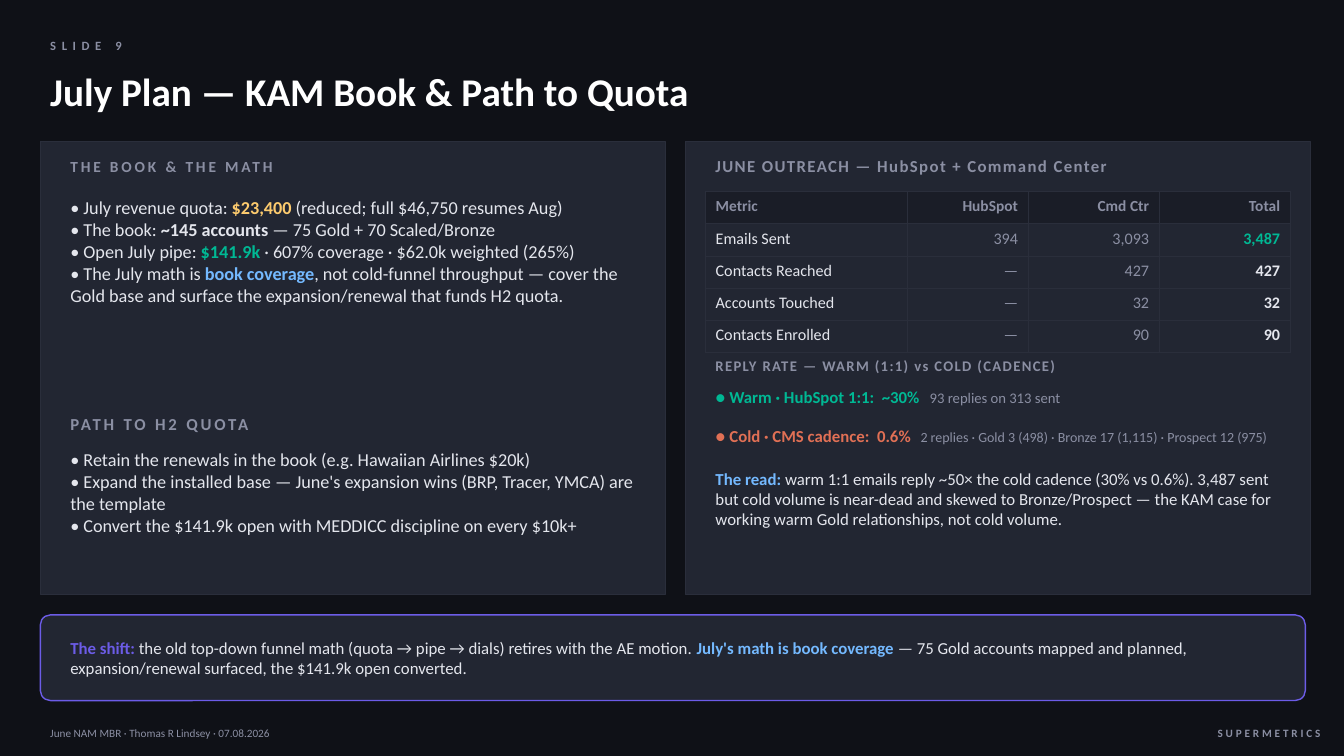
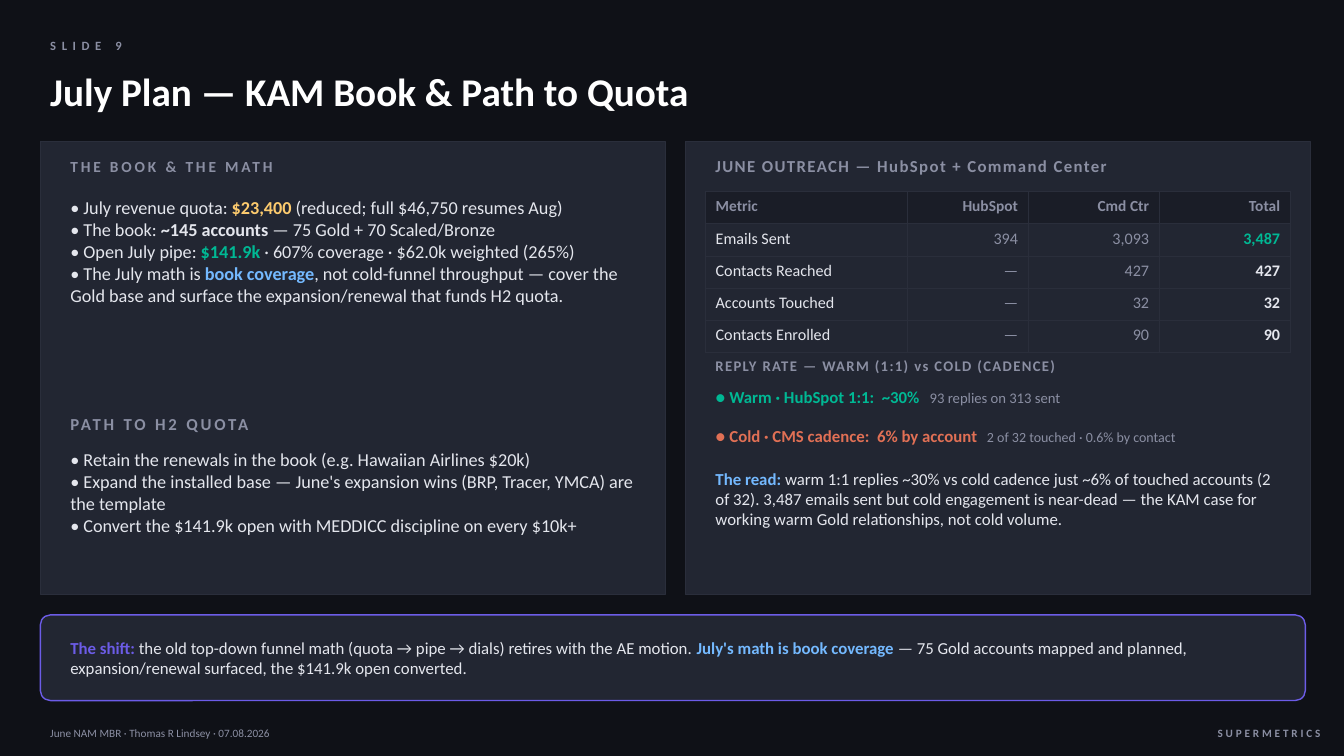
Before and after one commit to thommi2phones/Sales-Coach, a slide deck: slide 9 of June_2026_NAM_MBR.pptx. Drawn at 1344x756 pixels with LibreOffice and Linux fonts; fonts in the diff are those of the drawing. Boxes give left, top, right and bottom in pixels: in the first picture for what was removed or moved away, otherwise in the second. Text is boxed around its words. In the diff, an @@ line names an element or a change of style, - is before the commit and + after.

```diff
--- a/June_2026_NAM_MBR.pptx
+++ b/June_2026_NAM_MBR.pptx
@@ text at bbox=[729, 430, 1175, 445]: text changed; size 10 to 12 pt; text colour #8B8FA3 to #E17055; bold on @@
-● Cold · CMS cadence: 0.6% 2 replies · Gold 3 (498) · Bronze 17 (1,115) · Prospect 12 (975)
+● Cold · CMS cadence: 6% by account 2 of 32 touched · 0.6% by contact
@@ text at bbox=[715, 473, 1271, 528]: text changed @@
-The read: warm 1:1 emails reply ~50× the cold cadence (30% vs 0.6%). 3,487 sent but cold volume is near-dead and skewed to Bronze/Prospect — the KAM case for working warm Gold relationships, not cold volume.
+The read: warm 1:1 replies ~30% vs cold cadence just ~6% of touched accounts (2 of 32). 3,487 emails sent but cold engagement is near-dead — the KAM case for working warm Gold relationships, not cold volume.
```
Also in this commit, not shown: 1 other file.
